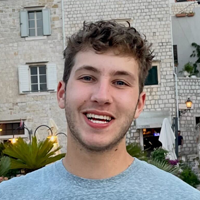
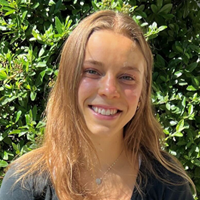
Before/after of a 200×200 layered artwork. What changed in the layer stack:
added layer "Sydney Ward 2023" above "Zach Anderson 2023" over 0, 0, 200, 200
hid "Zach Anderson 2023" over 0, 0, 200, 200
